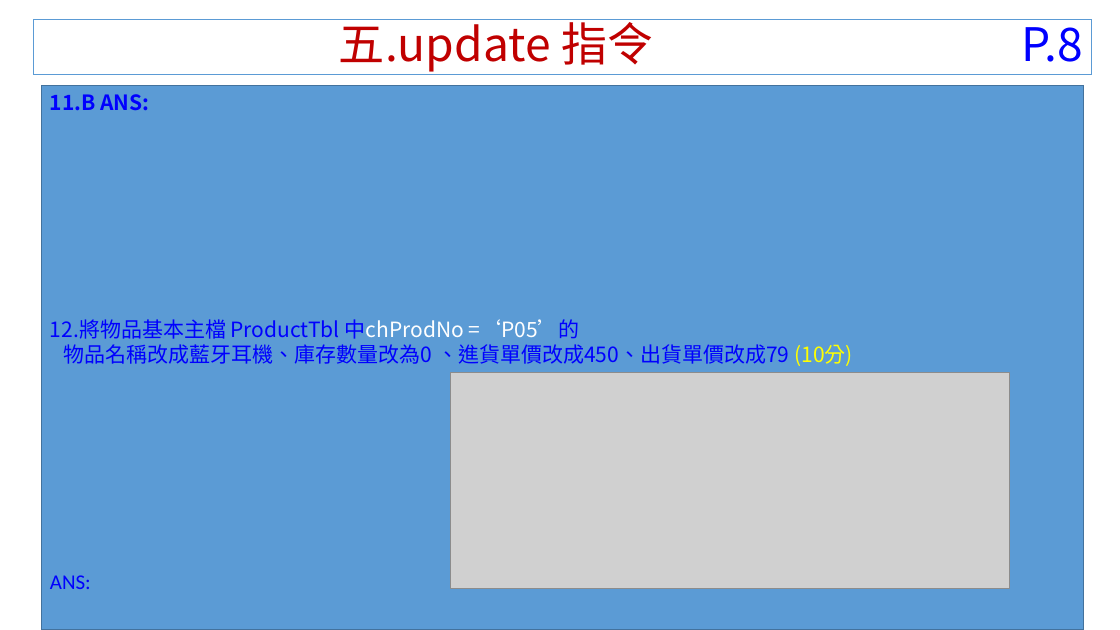
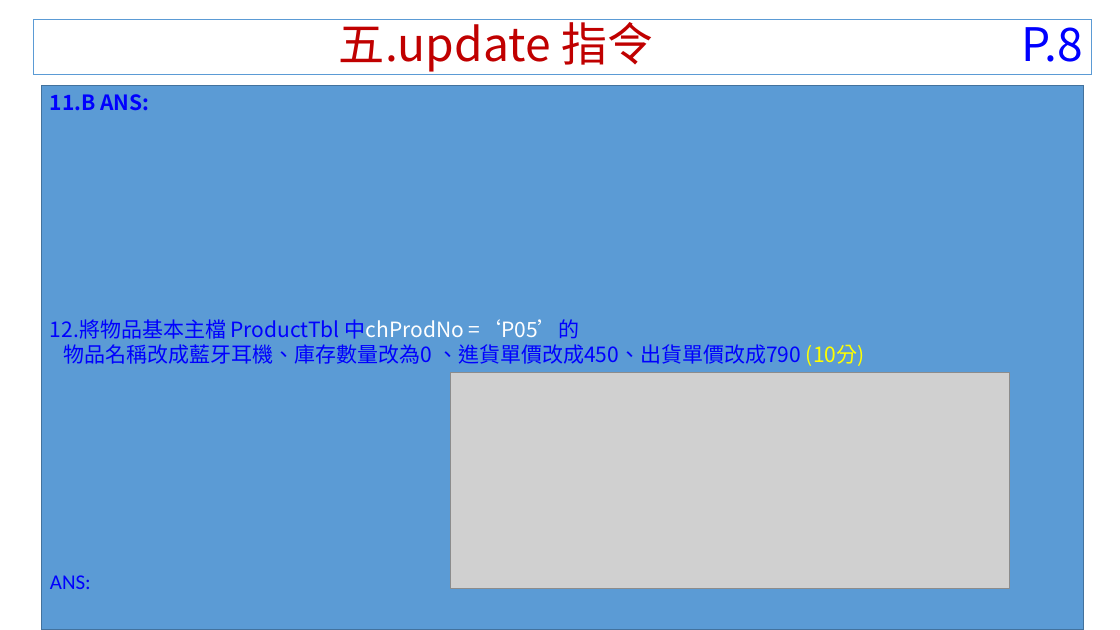
Before and after one commit to chih-chengwu/NET-Programming-MD, a slide deck: slide 10 of 期中考/114學年下學期Dotnet程式設計_期中考考題.pptx. Drawn at 1120x630 pixels with LibreOffice and Linux fonts; fonts in the diff are those of the drawing; grey boxes stand for pictures. Boxes give left, top, right and bottom in pixels: in the first picture for what was removed or moved away, otherwise in the second. Text is boxed around its words. In the diff, an @@ line names an element or a change of style, - is before the commit and + after.

Commit message:
0427-1

```diff
--- a/期中考/114學年下學期Dotnet程式設計_期中考考題.pptx
+++ b/期中考/114學年下學期Dotnet程式設計_期中考考題.pptx
@@ text in rectangle at (64,344,864,366): text changed @@
-物品名稱改成藍牙耳機、庫存數量改為0 、進貨單價改成450、出貨單價改成79 (10分)
+物品名稱改成藍牙耳機、庫存數量改為0 、進貨單價改成450、出貨單價改成790 (10分)
```
